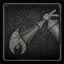
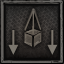
Layered file, before and after one edit (64 x 64). Changes by layer:
"03" (2nd of 2, in "03"): opacity 46% → 29%, blend soft light → normal over [0, 0, 64, 64]
showed "02", opacity 64% → 100%, blend normal → overlay, painted on it over [0, 0, 64, 64]
showed "01" over [0, 0, 64, 64]
added layer "Heli_unsling" above "Fire Extinguisher" over [8, 8, 58, 55]
moved "Layer 3 copy 2" into group "Fire Extinguisher" over [16, 9, 60, 48]
hid "Layer 1", moved it into group "Fire Extinguisher" over [8, 24, 29, 55]
painted on "Background" over [0, 2, 62, 64]
